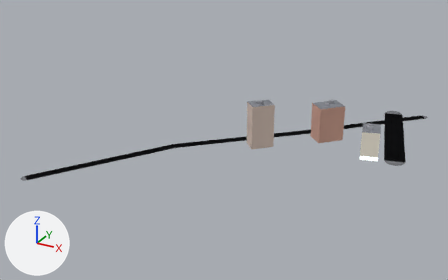
Renders of the glTF model apps/client/public/cities/moscow_synth/tiles/-4_-2.glb from each side of a commit.
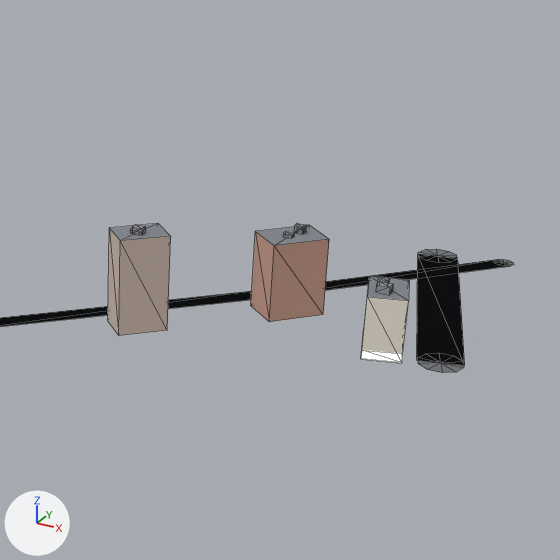
There are two pictures of each version: one whole from a camera (50 mm lens) standing at (-676.0, 37.0, 207.0) and looking at (-897.0, 438.0, 7.0), one close up on the part from 44% to 100% of the width and 0% to 89% of the height. The lights are fixed; the arrows at lower left show +X, +Y and +Z. The older version's two pictures come first. The close-ups show mesh edges as thin lines. Vertices at exactly the same position are counted once.

The scene before the commit, as lines of its bpy script (objects in view):
```python
me_mesh_0 = bpy.data.meshes.new('Mesh_0')
me_mesh_0.from_pydata(...)  # 148 vertices, 154 faces; spans x -1001.0..-761.0, y 318.0..589.0, z 0.0..39.0
# faces by material slot: [48, 24, 76, 6]
me_mesh_0.materials.append(mat_road)
me_mesh_0.materials.append(mat_facade)
me_mesh_0.materials.append(mat_roof)
me_mesh_0.materials.append(mat_shop)
ob_mesh_0 = bpy.data.objects.new('Mesh_0', me_mesh_0)
ob_mesh_0.location = (0.0, 0.0, 0.0)
```
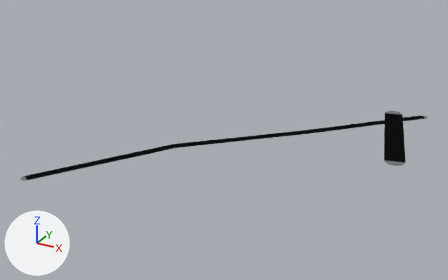
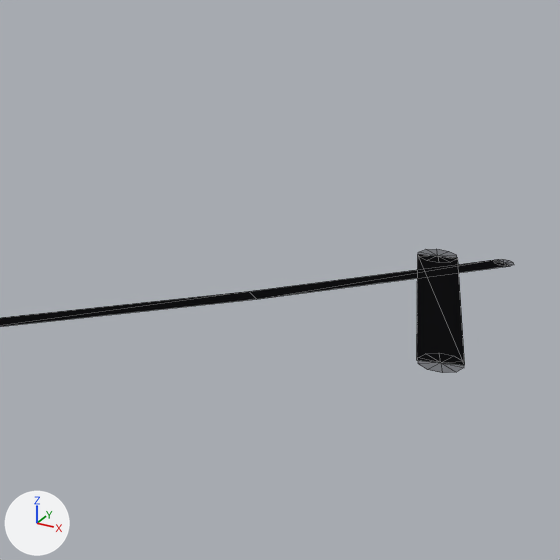
What the commit changed:
me_mesh_0 is used by ob_mesh_0; location (0.0, 0.0, 0.0).
me_mesh_0 had 148 vertices, 154 faces and spanned x -1001.0..-761.0, y 318.0..589.0, z 0.0..39.0.
me_mesh_0 now has 56 vertices, 48 faces and spans x -1001.0..-761.0, y 318.0..589.0, z 0.0.
me_mesh_0 part 1: 13 loose pieces with 92 vertices, spanning x -885.0..-781.0, y 446.0..510.0, z 0.0..39.0, are deleted.
me_mesh_0 no longer uses material mat_facade.
me_mesh_0 no longer uses material mat_roof.
me_mesh_0 no longer uses material mat_shop.

Changed parts and their boxes (x1, y1, x2, y2) in the close-ups (560 x 560 px):
'Mesh_0', reshaped: before (0, 223, 514, 373); after (0, 249, 514, 373)
part 1 of me_mesh_0, deleted: before (108, 223, 409, 363)
